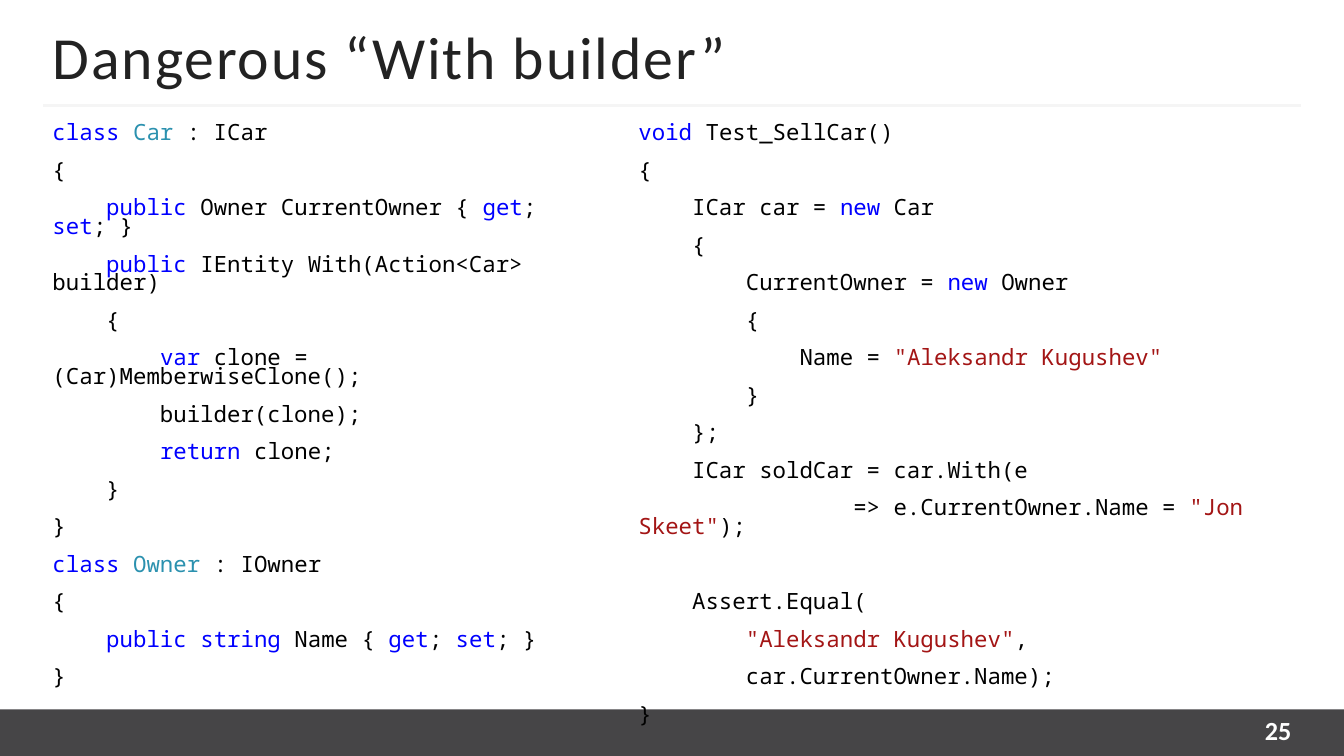
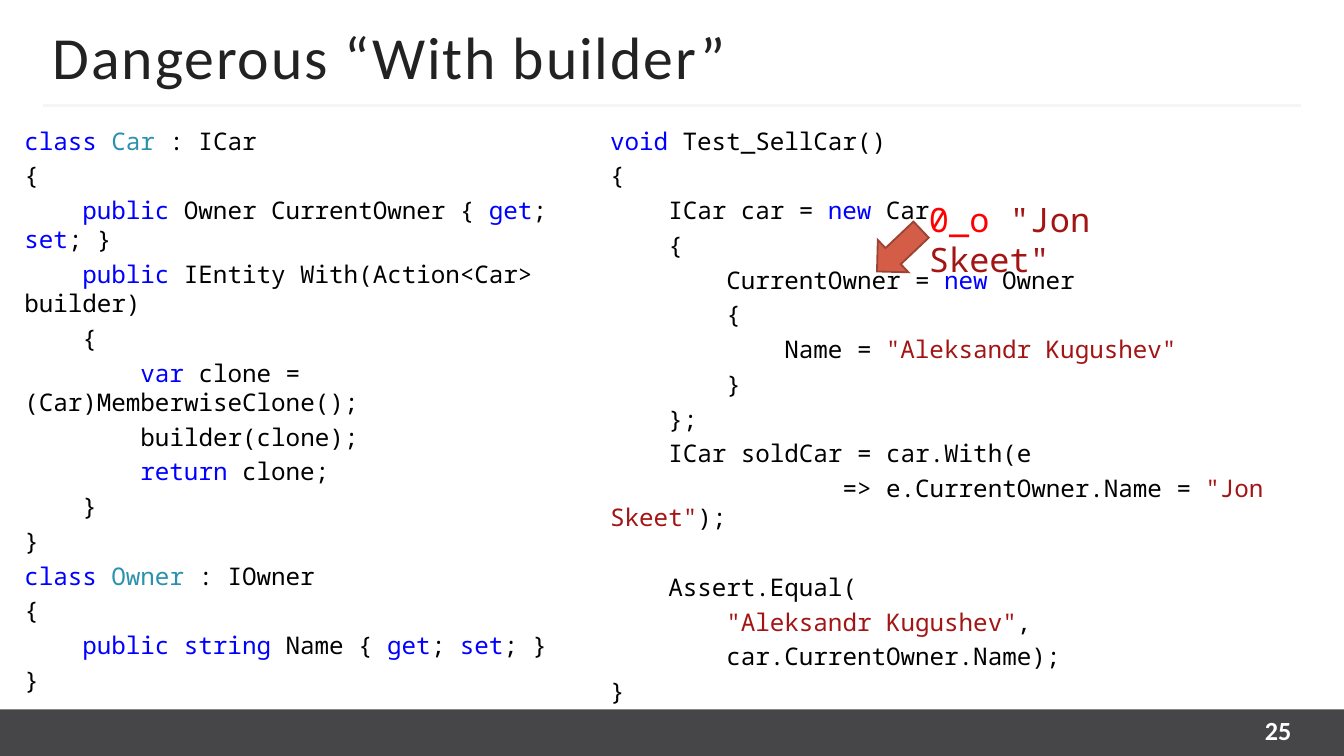
Before and after one commit to kugushev/presentations, a slide deck: slide 25 of Presentation Subbotnik.pptx. Drawn at 1344x756 pixels with LibreOffice and Linux fonts; fonts in the diff are those of the drawing; background and template pictures are left out. Boxes give left, top, right and bottom in pixels: in the first picture for what was removed or moved away, otherwise in the second. Text is boxed around its words. In the diff, an @@ line names an element or a change of style, - is before the commit and + after.

```diff
--- a/Presentation Subbotnik.pptx
+++ b/Presentation Subbotnik.pptx
@@ text "class Car : ICar" at (24,131,547,660): size 12 to 13 pt; line spacing 0.7 to 1; less space between paragraphs @@
@@ text "class Car : ICar": place and size @@
-text "class Car : ICar" at (52,123,537,652)
+text "class Car : ICar" at (24,131,547,660)
@@ text "void Test_SellCar()": place and size @@
-text "void Test_SellCar()" at (638,123,1243,688)
+text "void Test_SellCar()" at (610,131,1263,669)
@@ text "void Test_SellCar()" at (610,131,1263,669): size 12 to 13 pt; line spacing 0.7 to 1; less space between paragraphs @@
@@ text added at (929,207,1091,282), 18 pt, text #A31515 @@
+0_o "Jon Skeet"
@@ right arrow added at (861,214,936,288), fill #D35D47, outline #9C4535 1 pt @@
```
Also in this commit, not shown: 36 other slides changed, 5 other files.
